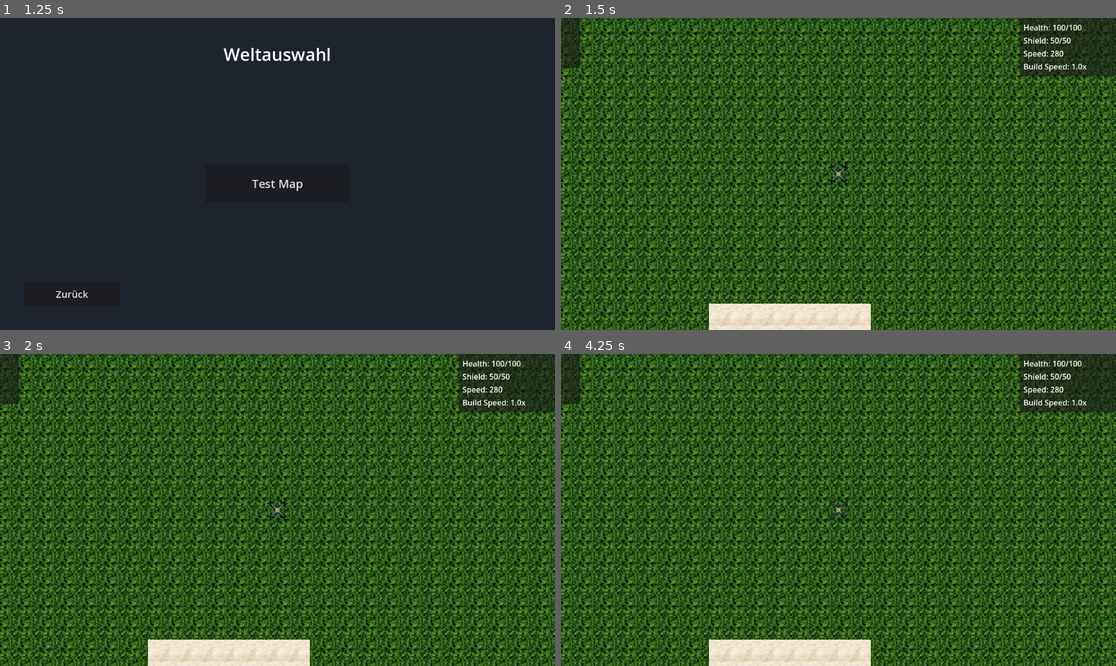
Above: before the commit, frames 1-4 (two rows, left to right).
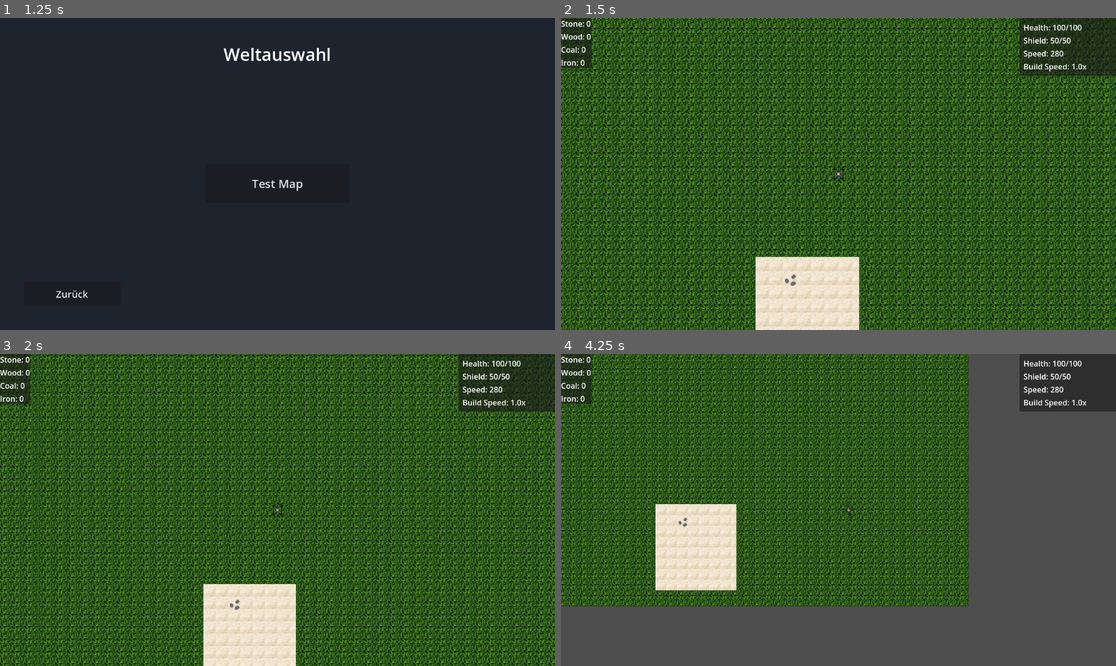
Above: after the commit, the same moments.

Repository: Hellboy20151011/Mindustry_Clone
Game: Godot game, scene res://Scenes/MainMenu.tscn
Two runs of this game, one before a commit and one after it. Both use one fixed random seed, a clock stepped at 60 frames per second and the inputs below.
Inputs (mouse positions are in pixels of both pictures, inside the frame that each line leads up to):
- Up to frame 1 (1.25 s): click "Spiel Starten" at 0.5 s
- Up to frame 2 (1.5 s): click "Test Map" at 1.25 s
- Up to frame 3 (2 s): no input
- Up to frame 4 (4.25 s): move the mouse to (960, 494) at 2.02 s; hold Right (move_right) 2.03-2.78 s; hold E (mine) 2.03-2.78 s; move the mouse to (727, 525) at 2.77 s; hold Down (move_down) 2.78-3.53 s; click (727, 525) at 2.85 s; move the mouse to (894, 441) at 3.52 s; hold Right (move_right) from 3.53 s (still down); tap Mouse wheel up (zoom_in) at 3.6 s

Frame 1 is identical in both runs. In frame 2, 55% of the frame differs, in the area x 0-100%, y 0-100%; in frame 3, 55%; in frame 4, 72%.
Error before the commit: Parse Error: Expected indented block after function declaration. (res://Scripts/Player/player.gd:20)

Commit message:
Fix indentation errors in player.gd - add tabs to all function bodies
Co-authored-by: Hellboy20151011 <189905498+Hellboy20151011@users.noreply.github.com>

Diff:
--- a/mindustry-clone/Scripts/Player/player.gd
+++ b/mindustry-clone/Scripts/Player/player.gd
@@ -18,64 +18,64 @@
 @onready var stats_component: PlayerStats = $PlayerStats
 
 func _ready() -> void:
-# Connect component signals to forward them
-if inventory_component:
-inventory_component.inventory_changed.connect(_on_inventory_changed)
-if stats_component:
-stats_component.health_changed.connect(_on_health_changed)
-stats_component.shield_changed.connect(_on_shield_changed)
+	# Connect component signals to forward them
+	if inventory_component:
+		inventory_component.inventory_changed.connect(_on_inventory_changed)
+	if stats_component:
+		stats_component.health_changed.connect(_on_health_changed)
+		stats_component.shield_changed.connect(_on_shield_changed)
 
 func _physics_process(delta: float) -> void:
-if movement_component:
-movement_component.process_movement(delta)
+	if movement_component:
+		movement_component.process_movement(delta)
 
-if camera_component:
-camera_component.process_camera(delta)
+	if camera_component:
+		camera_component.process_camera(delta)
 
 func _process(delta: float) -> void:
-if mining_component:
-mining_component.process_mining(delta)
+	if mining_component:
+		mining_component.process_mining(delta)
 
 # Component signal forwarders
 func _on_inventory_changed(key: String, new_value: int) -> void:
-inventory_changed.emit(key, new_value)
+	inventory_changed.emit(key, new_value)
 
 func _on_health_changed(current: float, maximum: float) -> void:
-health_changed.emit(current, maximum)
+	health_changed.emit(current, maximum)
 
 func _on_shield_changed(current: float, maximum: float) -> void:
-shield_changed.emit(current, maximum)
+	shield_changed.emit(current, maximum)
 
 # Public API - delegates to components
 
 ## Returns the player's current inventory
 func get_inventory() -> Dictionary:
-if inventory_component:
-return inventory_component.get_inventory()
-return {}
+	if inventory_component:
+		return inventory_component.get_inventory()
+	return {}
 
 ## Applies damage to the player (shield absorbs first, then health)
 ## @param amount: The amount of damage to apply
 func take_damage(amount: float) -> void:
-if stats_component:
-stats_component.take_damage(amount)
+	if stats_component:
+		stats_component.take_damage(amount)
 
 ## Restores player health up to maximum
 ## @param amount: The amount of health to restore
 func heal(amount: float) -> void:
-if stats_component:
-stats_component.heal(amount)
+	if stats_component:
+		stats_component.heal(amount)
 
 ## Restores player shield up to maximum
 ## @param amount: The amount of shield to restore
 func restore_shield(amount: float) -> void:
-if stats_component:
-stats_component.restore_shield(amount)
+	if stats_component:
+		stats_component.restore_shield(amount)
 
 ## Returns all player statistics including health, shield, and movement speed
 func get_stats() -> Dictionary:
-if stats_component and movement_component:
-var stats = stats_component.get_stats()
-stats["max_speed"] = movement_component.get_max_speed()
-return stats
-return {}
+	if stats_component and movement_component:
+		var stats = stats_component.get_stats()
+		stats["max_speed"] = movement_component.get_max_speed()
+		return stats
+	return {}
